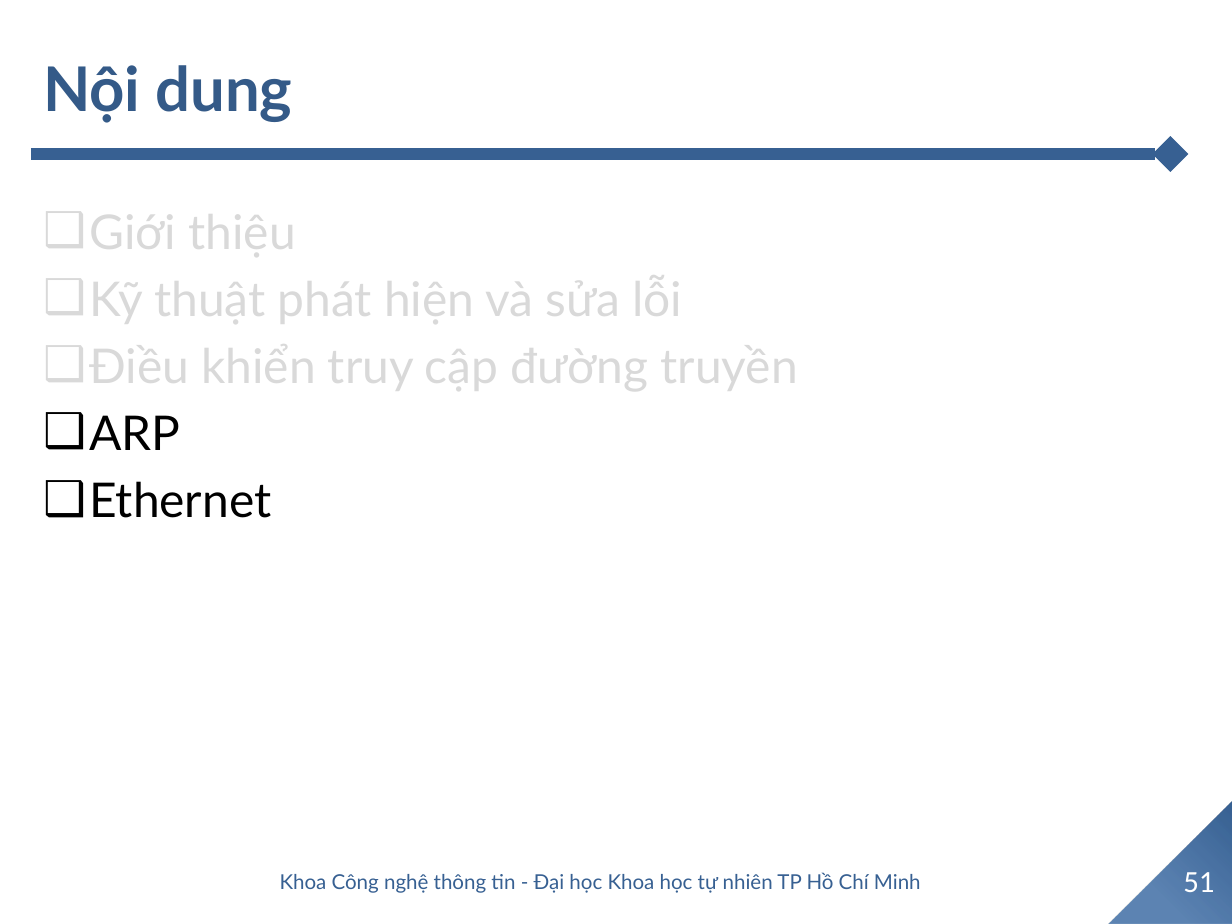
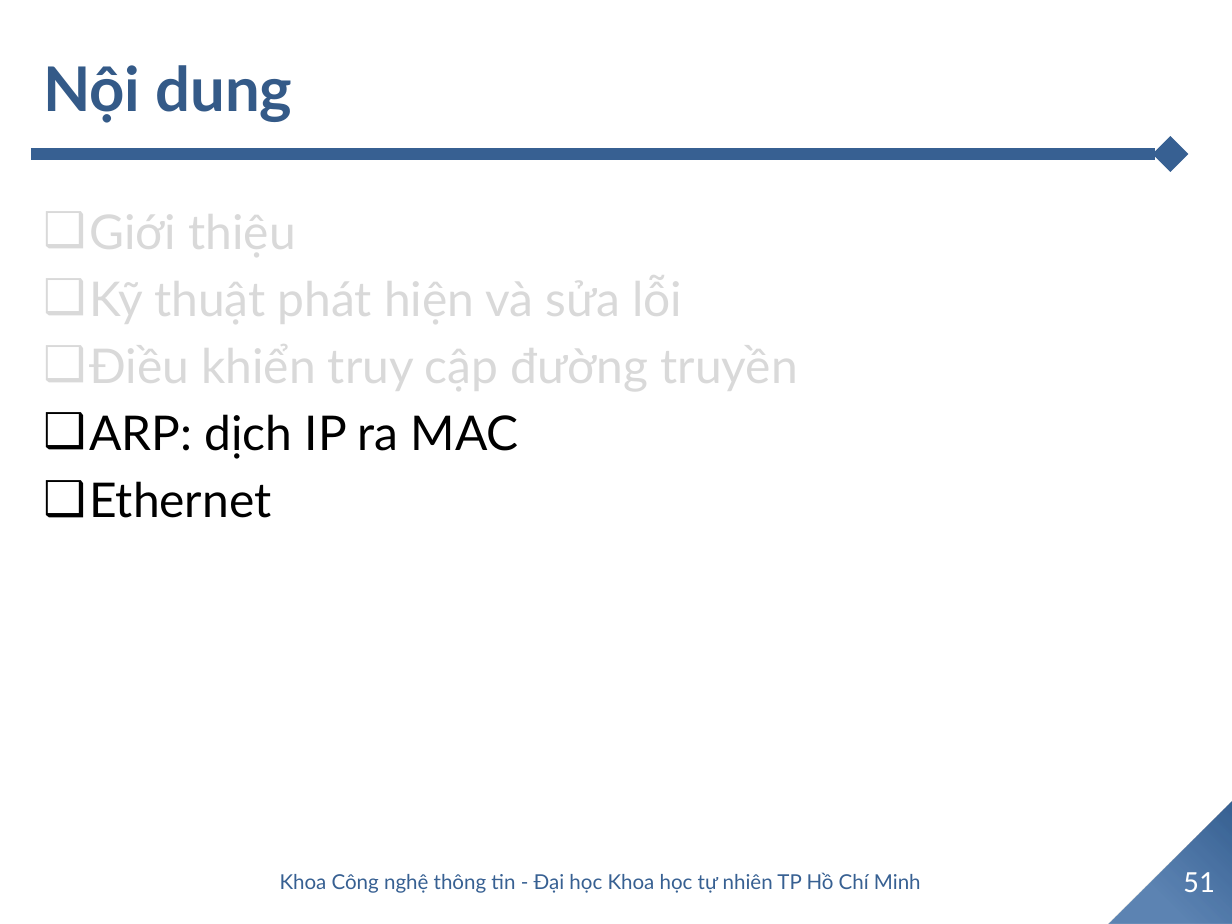
Before and after one commit to TommyandTina/Linux-Lab, a slide deck: slide 51 of APR-2024/0404/06a. Link layer.pptx. Drawn at 1232x924 pixels with LibreOffice and Linux fonts; fonts in the diff are those of the drawing; background and template pictures are left out. Boxes give left, top, right and bottom in pixels: in the first picture for what was removed or moved away, otherwise in the second. Text is boxed around its words. In the diff, an @@ line names an element or a change of style, - is before the commit and + after.

```diff
--- a/APR-2024/0404/06a. Link layer.pptx
+++ b/APR-2024/0404/06a. Link layer.pptx
@@ text at (x1=89, y1=414, x2=519, y2=459): text changed @@
-❑ ARP
+❑ ARP: dịch IP ra MAC
```
Also in this commit, not shown: 34 other slides changed, 26 other files.
